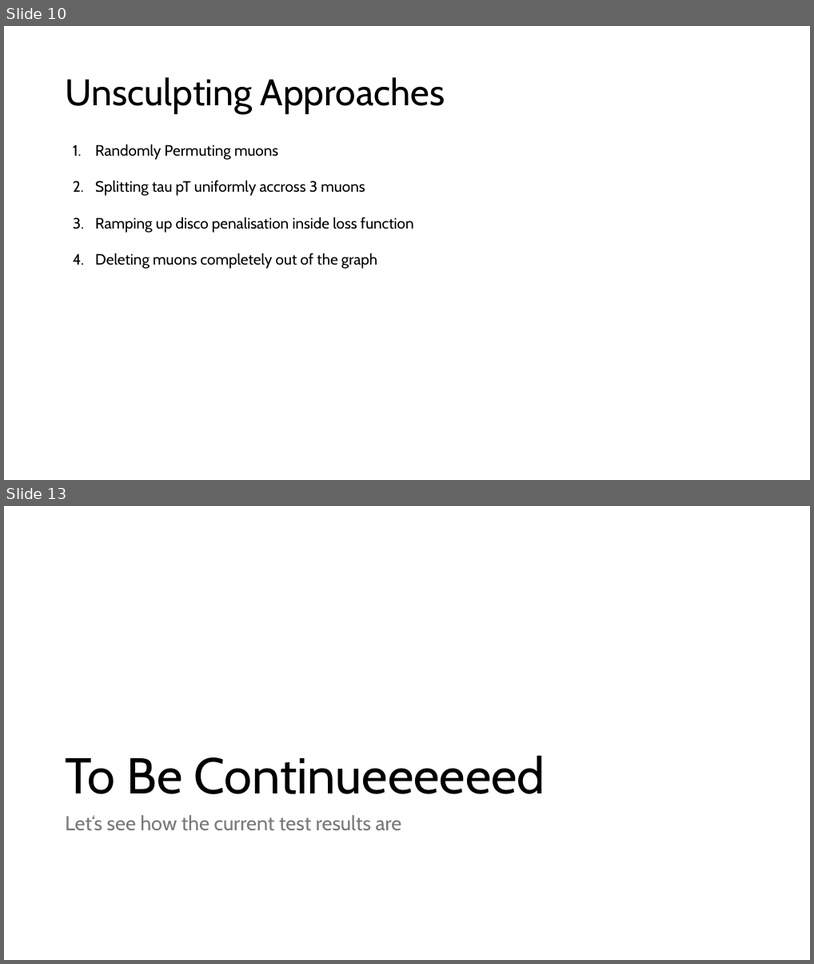
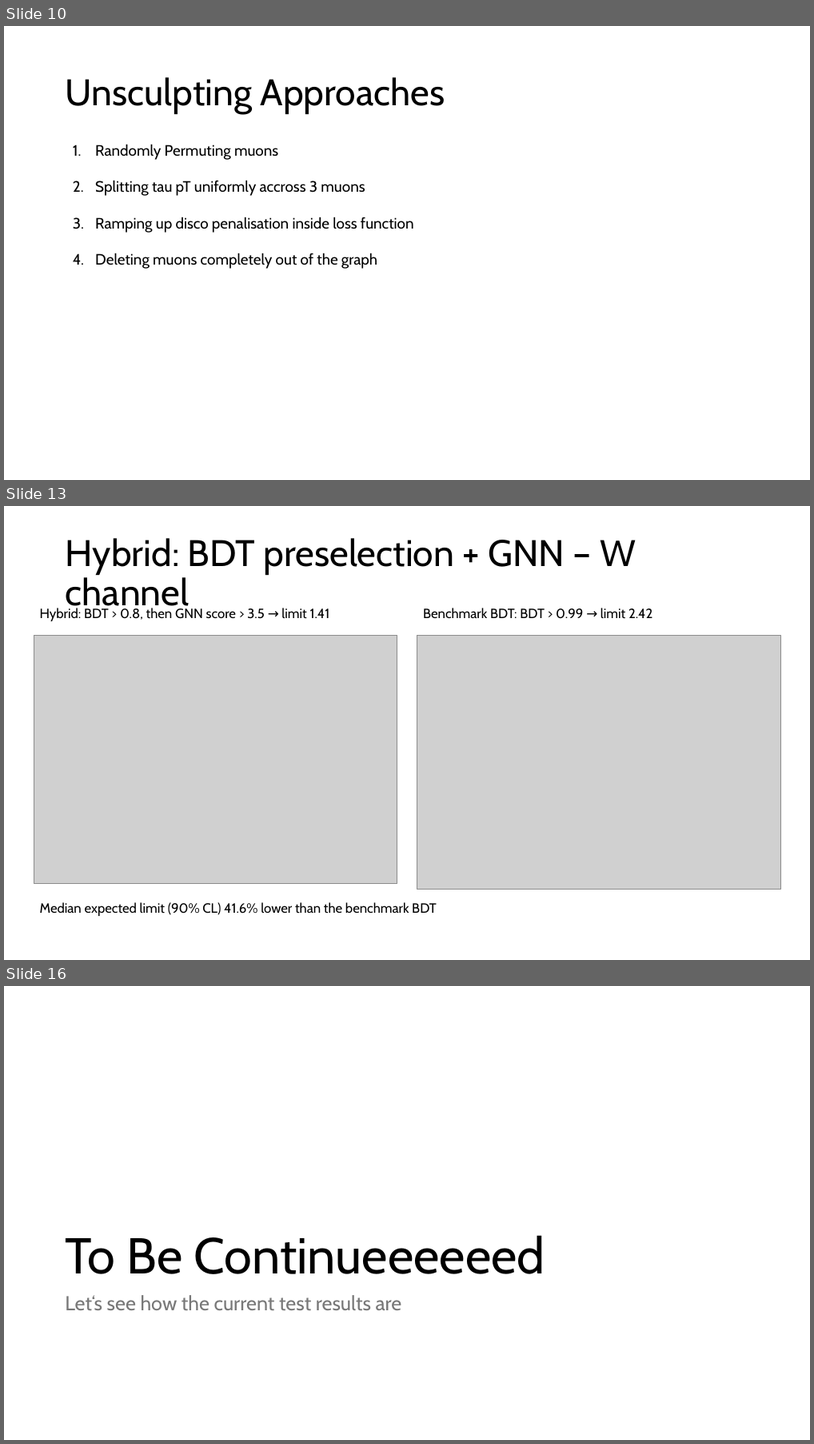
Before and after one commit to KaitoFuss/Tau3Mu_GNN, a slide deck: Tau3Mu_2nd_Presentation.pptx. Shown one above the other, each under a label of ours: slides 10 and 13 before the commit, slides 10, 13 and 16 after it; the slides between them are not shown. The pictures are 814x964 and 814x1444 pixels, drawn with LibreOffice and Linux fonts; fonts in the diff are those of the drawing; grey boxes stand for pictures. Boxes give left, top, right and bottom in pixels: in the first picture for what was removed or moved away, otherwise in the second. Text is boxed around its words. In the diff, an @@ line names an element or a change of style, - is before the commit and + after.

```diff
--- a/Tau3Mu_2nd_Presentation.pptx
+++ b/Tau3Mu_2nd_Presentation.pptx
@@ slide 13 added at [4, 506, 810, 960], background #FFFFFF @@
@@ title added at [66, 538, 636, 614], 44 pt, text #000000 @@
+Hybrid: BDT preselection + GNN – W channel
@@ text added at [40, 608, 330, 621], 16 pt, text #000000 @@
+Hybrid: BDT > 0.8, then GNN score > 3.5 → limit 1.41
@@ text added at [423, 608, 653, 619], 16 pt, text #000000 @@
+Benchmark BDT: BDT > 0.99 → limit 2.42
@@ picture added at [34, 635, 398, 883] @@
@@ picture added at [418, 635, 782, 888] @@
@@ text added at [40, 902, 437, 916], 16 pt, text #000000 @@
+Median expected limit (90% CL) 41.6% lower than the benchmark BDT
@@ what was slide 13 is now slide 16 @@
```
Also in this commit, not shown: 7 slides changed, 3 other slides added.
